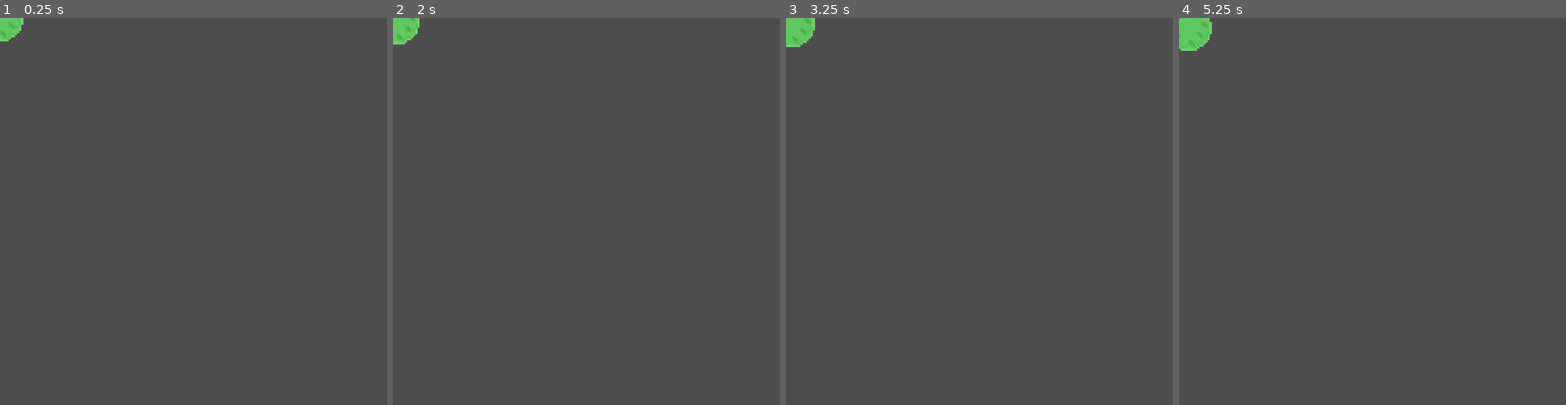
Above: before the commit, frames 1-4 (left to right).
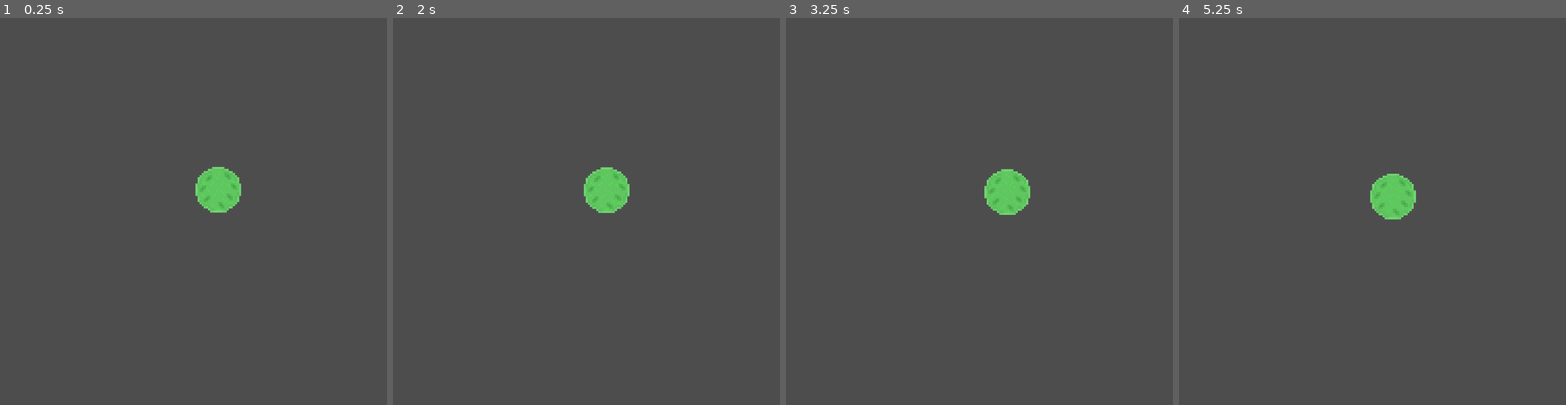
Above: after the commit, the same moments.

Repository: AndiReich/FachpraktikumMultiagentensystem
Game: Godot game, scene res://scenes/agents/virusTest.tscn
Same seed, same stepped clock (60 frames per second), same inputs: the game is played once before the commit and once after it.
Inputs:
- Up to frame 1 (0.25 s): no input
- Up to frame 2 (2 s): no input
- Up to frame 3 (3.25 s): no input
- Up to frame 4 (5.25 s): tap Enter at 4.25 s

The runs differ from the first frame. In frame 1, 1.4% of the frame differs, in the area x 0-63%, y 0-51%; in frame 2, 1.5%; in frame 3, 1.6%; in frame 4, 1.8%, in the area x 0-62%, y 0-53%.

Commit message:
Added random walk for cell motion.

Diff:
--- a/scenes/agents/virusTest.tscn
+++ b/scenes/agents/virusTest.tscn
@@ -21,6 +21,7 @@
 [sub_resource type="CircleShape2D" id="CircleShape2D_ch054"]
 
 [node name="Virus" type="Area2D"]
+position = Vector2(569, 455)
 script = ExtResource("1_mqrm7")
 
 [node name="AnimatedSprite2D" type="AnimatedSprite2D" parent="."]
--- a/src/model/cell.gd
+++ b/src/model/cell.gd
@@ -1,12 +1,9 @@
 class_name Cell extends Area2D
 
 enum TYPES {MACROPHAGE, PLASMACYTE, THELPERCELL, BCELL, ACTIVATEDBCELL, ANTIGENPRESENTINGCELL, ANTIGEN, ACTIVATEDTHELPERCELL}
-
-
 @export var initialCellType: TYPES = TYPES.ANTIGEN
 
 var cellStateHandler: CellStateHandler = CellStateHandler.new()
-
 
 func _ready():
 	$AnimatedSprite2D.play()
--- a/src/model/cellStateHandler.gd
+++ b/src/model/cellStateHandler.gd
@@ -1,4 +1,14 @@
 class_name CellStateHandler
+
+@export var random_walk_diffusion_rate: float = 10.0
+@export var alpha = 0.0 # weight of active movement in total velocity
+@export var beta = 1.0 # weight of Brownian motion/random walk in total velocity
+@export var gamma = 0.0 # weight of Chemotaxis movement in total velocity
+
+var rng = RandomNumberGenerator.new() # TODO: should probably be moved to main scene to have a globale RNG
+
+func _init():
+	rng.randomize()
 
 # modular interface for actions as defined in Ballet 1997 (miro board diagram)
 # default implementation should always fail as it is not intended to be instanciated.
@@ -8,13 +18,14 @@
 func move(delta: float, cell: Cell):
 	# maybe have default move here and have input parameters from child classes
 	# e.g. some array or something of movement probabilites
-	var velocity = Vector2.ZERO
-	velocity.x += 5
-	velocity.y += 5
-
-	cell.position += velocity * delta
+	# implementation for Brownian motion taken from:
+	#     https://scipy-cookbook.readthedocs.io/items/BrownianMotion.html
+	var x: float = rng.randfn()
+	var y: float = rng.randfn()
+	var update_random_walk: Vector2 = random_walk_diffusion_rate**2 * delta * Vector2(x, y).normalized()
+	var update_total: Vector2 = beta * update_random_walk
+	cell.position += update_total
 	cell.position = cell.position.clamp(Vector2.ZERO, cell.get_viewport_rect().size)
-
 
 func differenciate():
 	push_error("CellStateHandler base implementation should not be used. Use one of the subclasses instead.")
